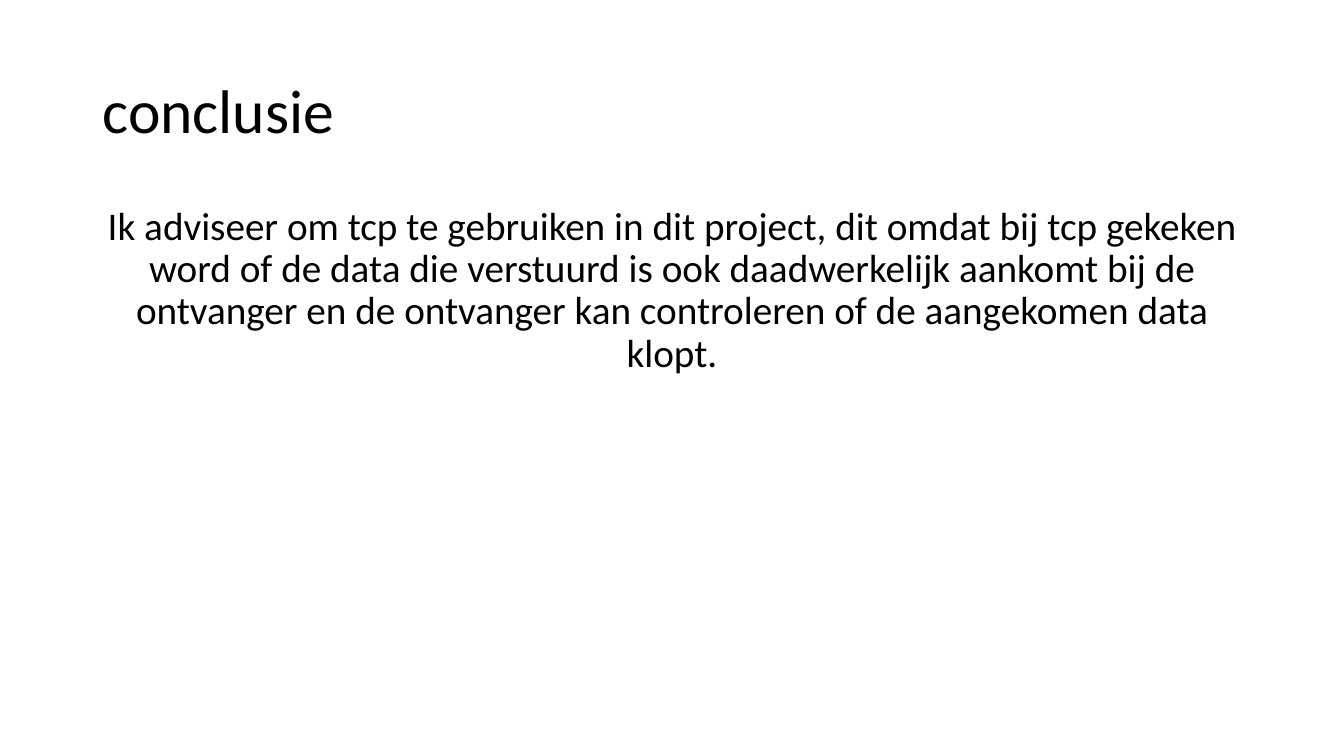
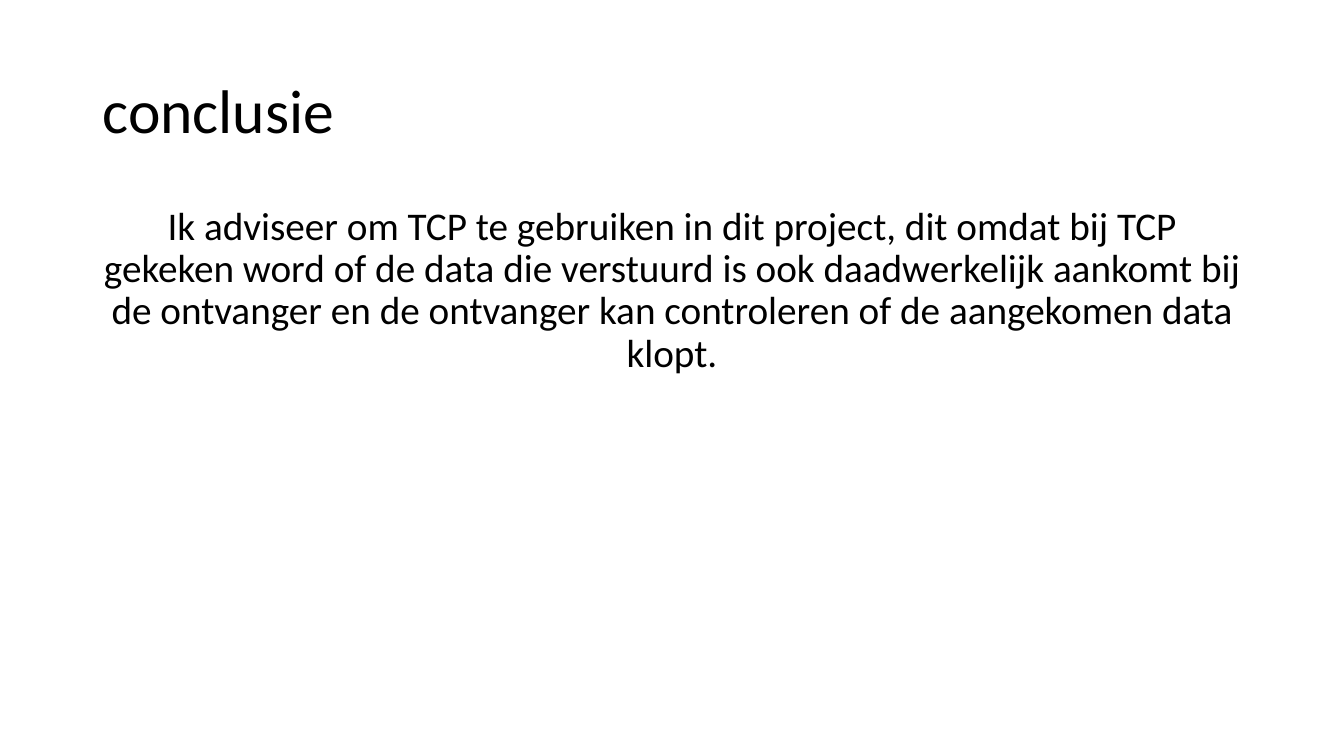
Before and after one commit to boaskalma/project4prive, a slide deck: slide 16 of voorstel centrale bank.pptx. Drawn at 1344x756 pixels with LibreOffice and Linux fonts; fonts in the diff are those of the drawing. Boxes give left, top, right and bottom in pixels: in the first picture for what was removed or moved away, otherwise in the second. Text is boxed around its words. In the diff, an @@ line names an element or a change of style, - is before the commit and + after.

```diff
--- a/voorstel centrale bank.pptx
+++ b/voorstel centrale bank.pptx
@@ text at <box>104,212,1240,374</box>: text changed @@
-Ik adviseer om tcp te gebruiken in dit project, dit omdat bij tcp gekeken word of de data die verstuurd is ook daadwerkelijk aankomt bij de ontvanger en de ontvanger kan controleren of de aangekomen data klopt.
+Ik adviseer om TCP te gebruiken in dit project, dit omdat bij TCP gekeken word of de data die verstuurd is ook daadwerkelijk aankomt bij de ontvanger en de ontvanger kan controleren of de aangekomen data klopt.
```
Also in this commit, not shown: 31 other slides changed.
